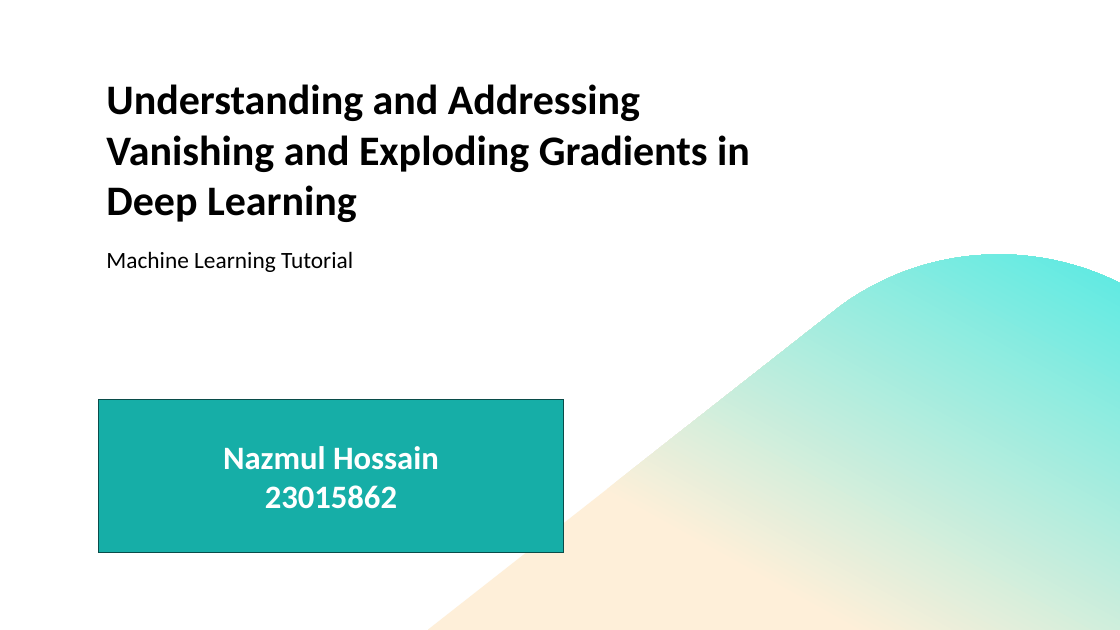
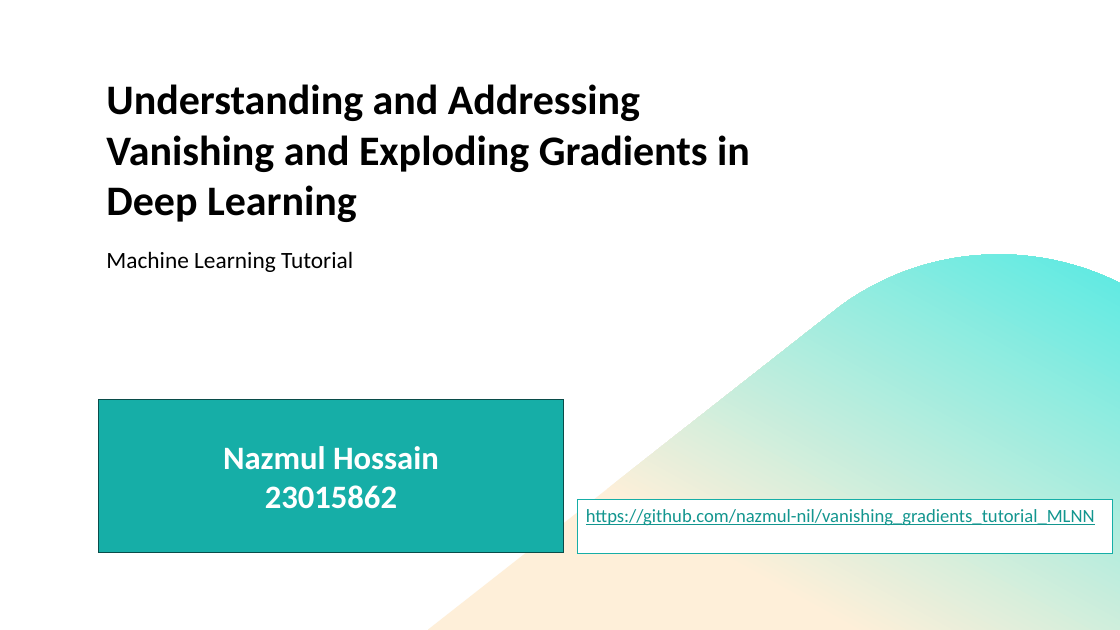
Before and after one commit to nazmul-nil/vanishing_gradients_tutorial_MLNN, a slide deck: slide 1 of tutorial/Vanishing_gradients.pptx. Drawn at 1120x630 pixels with LibreOffice and Linux fonts; fonts in the diff are those of the drawing. Boxes give left, top, right and bottom in pixels: in the first picture for what was removed or moved away, otherwise in the second. Text is boxed around its words. In the diff, an @@ line names an element or a change of style, - is before the commit and + after.

```diff
--- a/tutorial/Vanishing_gradients.pptx
+++ b/tutorial/Vanishing_gradients.pptx
@@ rectangle added at (x1=577, y1=500, x2=1112, y2=554), fill #FFFFFF, outline #16AEA7 1 pt, 16 pt, text #13968F, underline @@
+https://github.com/nazmul-nil/vanishing_gradients_tutorial_MLNN
```
Also in this commit, not shown: 3 other files.
